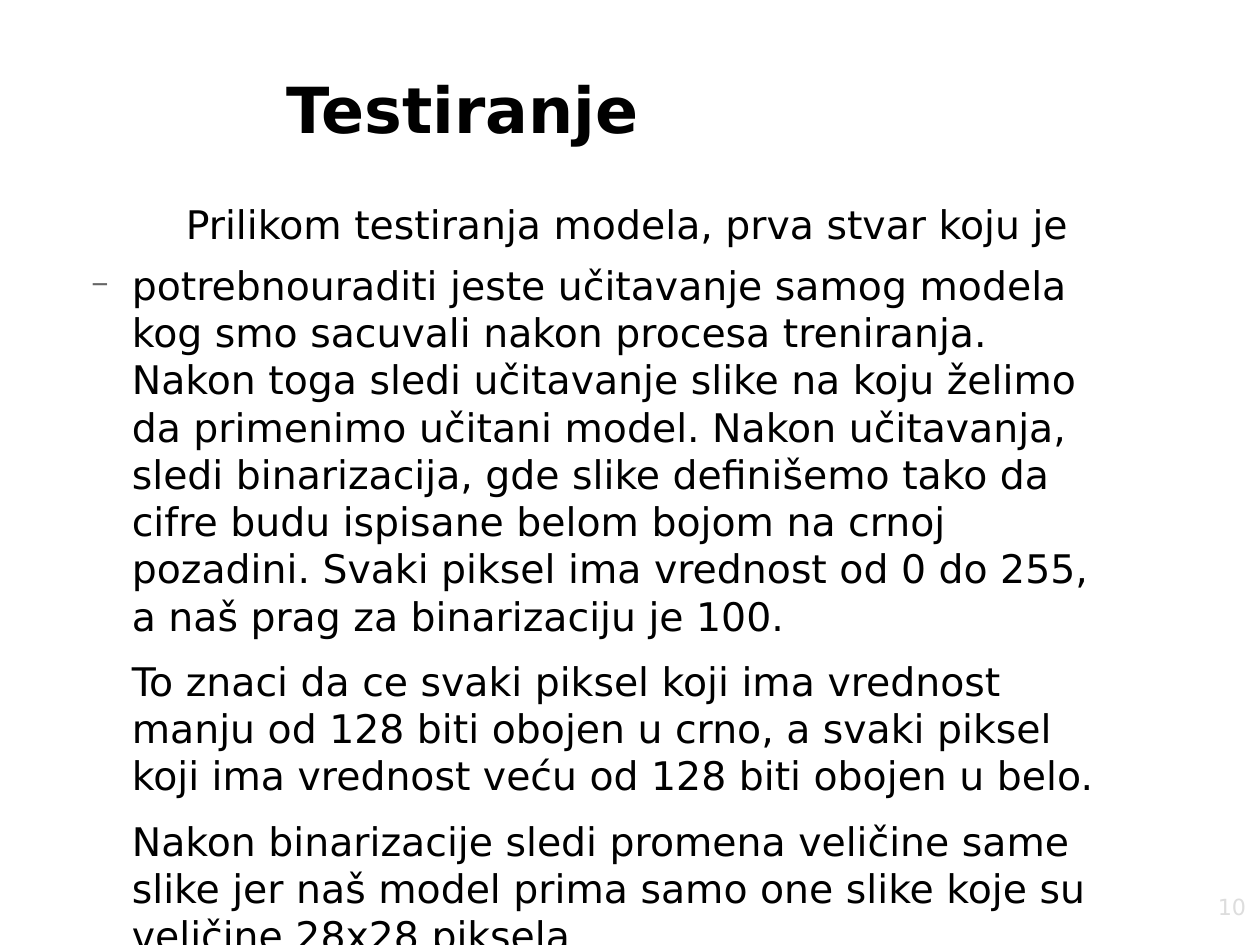
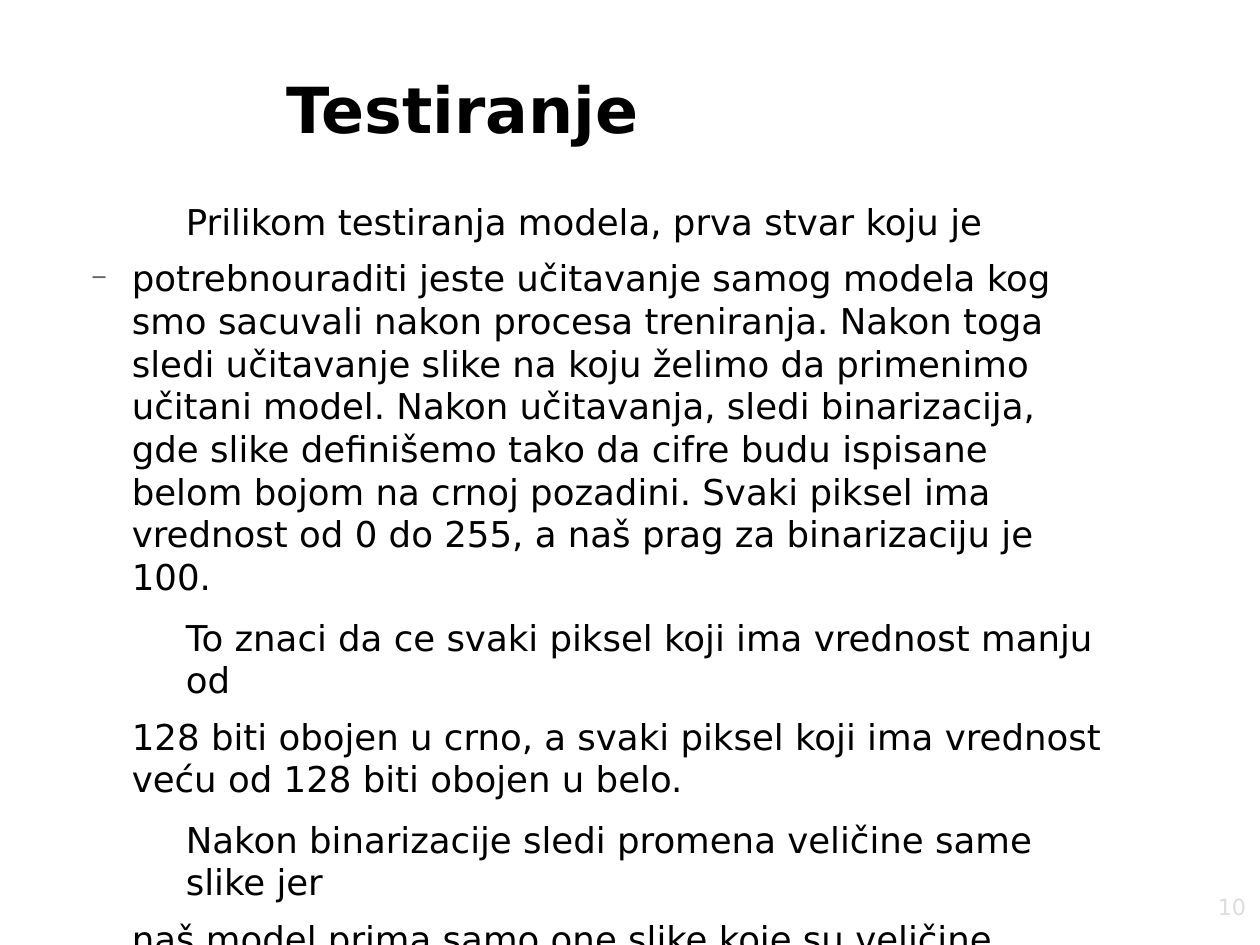
Before and after one commit to stefan996/digitRecognition, a slide deck: slide 10 of description/presentation.odp. Drawn at 1260x945 pixels with LibreOffice and Linux fonts; fonts in the diff are those of the drawing; background and template pictures are left out. Boxes give left, top, right and bottom in pixels: in the first picture for what was removed or moved away, otherwise in the second. Text is boxed around its words. In the diff, an @@ line names an element or a change of style, - is before the commit and + after.

```diff
--- a/description/presentation.odp
+++ b/description/presentation.odp
@@ text at <box>132,208,1051,591</box>: size 24.8 to 22.4 pt in "Prilikom testiranja modela, prva stvar koju je", "potrebnouraditi jeste učitavanje samog modela kog smo ..." @@
@@ text at <box>132,624,1101,903</box>: text changed; size 24.8 to 22.4 pt @@
-  To znaci da ce svaki piksel koji ima vrednost manju od 128 biti obojen u crno, a svaki piksel koji ima vrednost veću od 128 biti obojen u belo.
-  Nakon binarizacije sledi promena veličine same slike jer naš model prima samo one slike koje su veličine 28x28 piksela.
+    To znaci da ce svaki piksel koji ima vrednost manju od
+  128 biti obojen u crno, a svaki piksel koji ima vrednost veću od 128 biti obojen u belo.
+    Nakon binarizacije sledi promena veličine same slike jer
+  naš model prima samo one slike koje su veličine 28x28 piksela.
```
Also in this commit, not shown: 2 other slides changed, 4 slides added, 3 slides removed, 3 other files.
